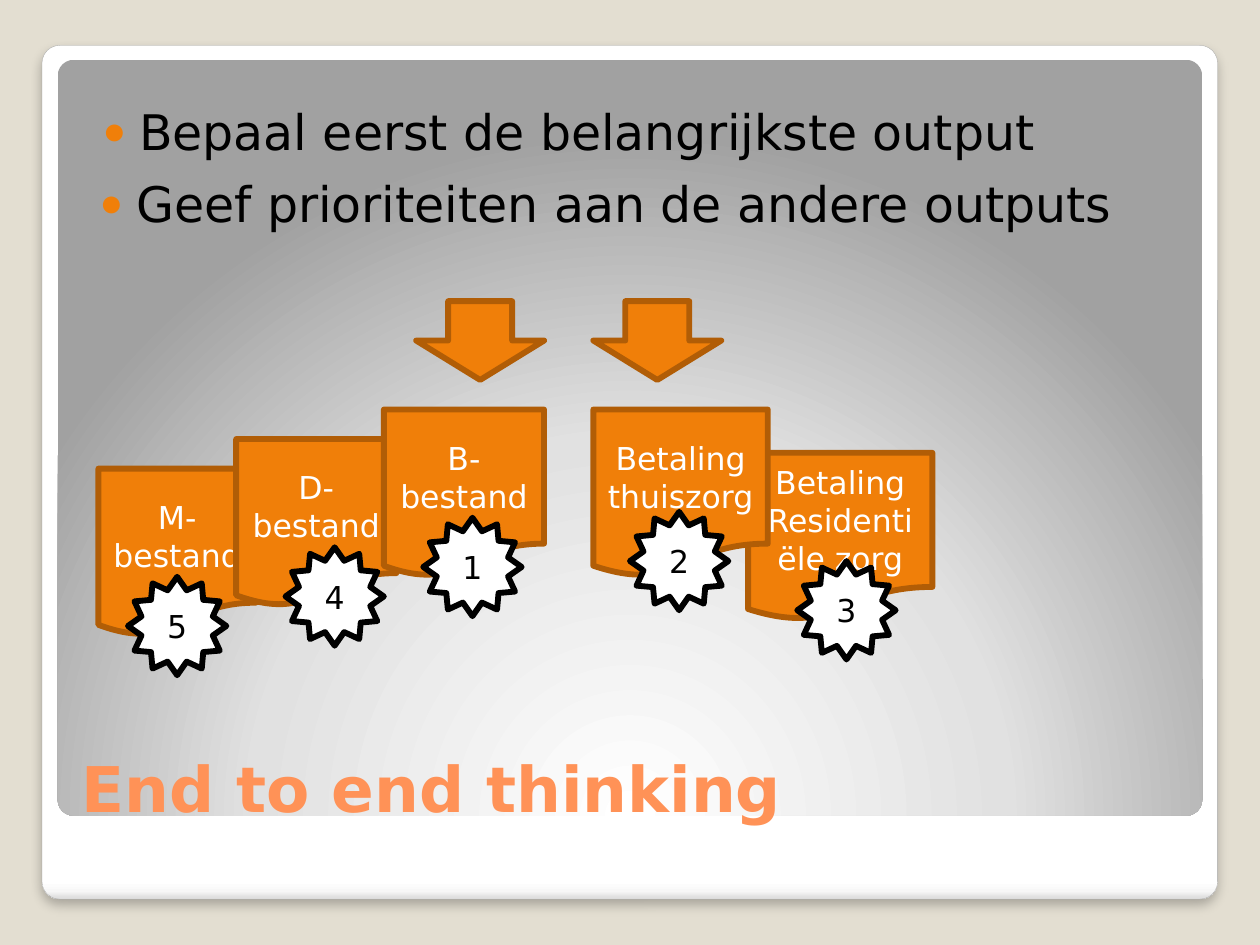
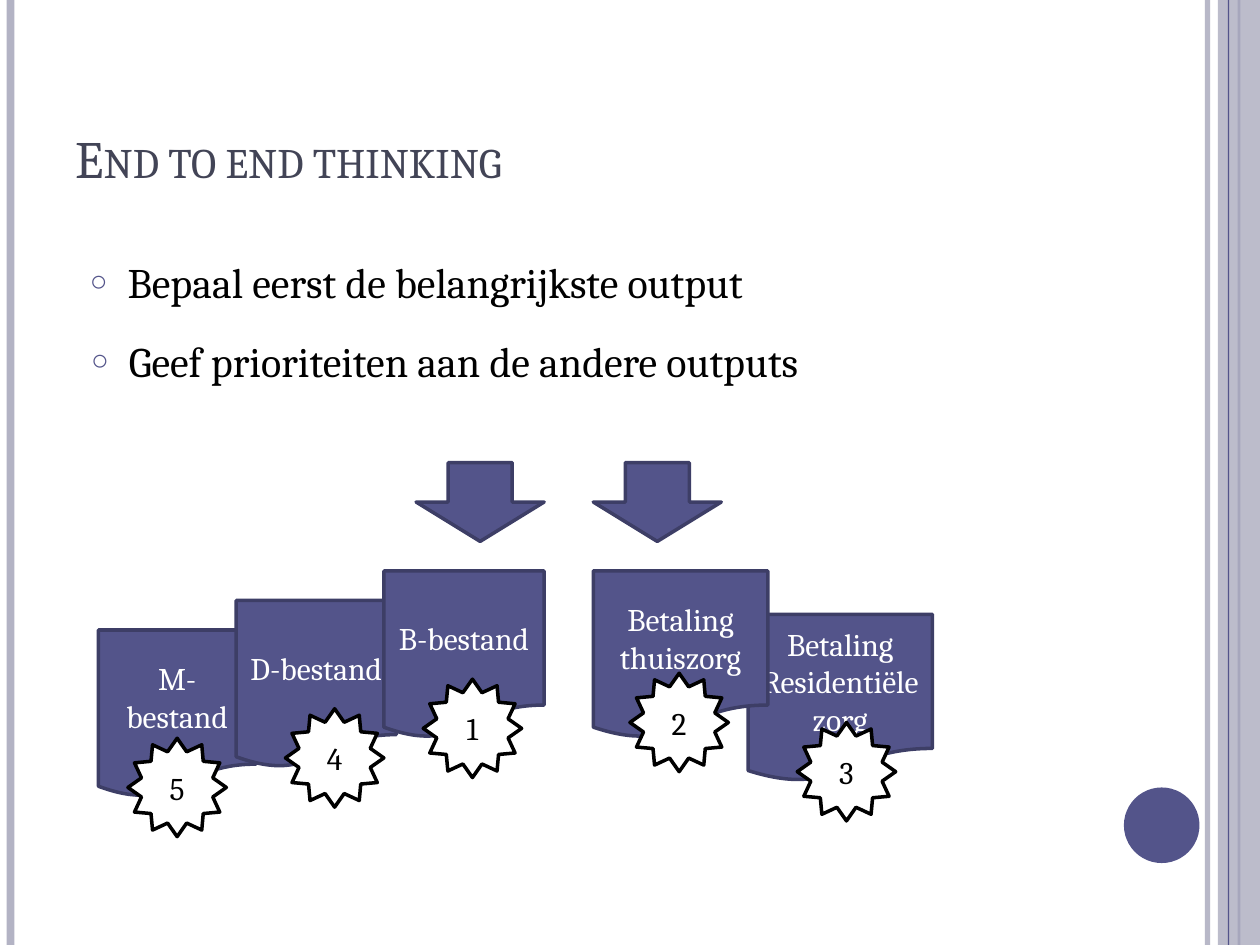
Before and after one commit to michelgrootjans/dkvlessonslearned, a slide deck: slide 20 of slides/Management Session/Lessons Learned.pptx (slide 11 before the commit). Drawn at 1260x945 pixels with LibreOffice and Linux fonts; fonts in the diff are those of the drawing. Boxes give left, top, right and bottom in pixels: in the first picture for what was removed or moved away, otherwise in the second. Text is boxed around its words. In the diff, an @@ line names an element or a change of style, - is before the commit and + after.

```diff
--- a/slides/Management Session/Lessons Learned.pptx
+++ b/slides/Management Session/Lessons Learned.pptx
@@ background #E3DED1 to #FFFFFF @@
@@ line added from (10, 0) to (10, 945), #B3B4C4 4.5 pt @@
@@ line added from (1207, 0) to (1207, 945), #B3B4C4 3 pt @@
@@ rectangle added at bbox=[1218, 0, 1260, 945], fill #B3B4C4 at 87% opacity @@
@@ line added from (1228, 0) to (1228, 945), #53548A 0.75 pt @@
@@ line added from (1239, 0) to (1239, 945), #53548A 1.5 pt @@
@@ rounded rectangle removed at bbox=[42, 45, 1217, 900] @@
@@ rounded rectangle removed at bbox=[58, 59, 1202, 815] @@
@@ title "End to end thinking": place and size @@
-title "End to end thinking" at bbox=[82, 764, 781, 825]
+title "End to end thinking" at bbox=[168, 149, 502, 179]
@@ title "End to end thinking" at bbox=[168, 149, 502, 179]: size 36 to 30 pt, font DejaVu Sans to Cambria, text colour #FF9258 to #424456, bold off, small capitals on @@
@@ text "Bepaal eerst de belangrijkste output" at bbox=[128, 268, 743, 308]: size 28 to 24 pt, font DejaVu Sans to Cambria; bullet ● to ○; more space between paragraphs; bullet colour #F07F09 to #53548A @@
@@ text "Geef prioriteiten aan de andere ..." at bbox=[129, 347, 798, 386]: size 28 to 24 pt, font DejaVu Sans to Cambria; bullet ● to ○; more space between paragraphs; bullet colour #F07F09 to #53548A @@
@@ text "Geef prioriteiten aan de andere ...": place and size @@
-text "Geef prioriteiten aan de andere ..." at bbox=[136, 184, 1111, 232]
+text "Geef prioriteiten aan de andere ..." at bbox=[129, 347, 798, 386]
@@ down arrow at bbox=[416, 462, 544, 542]: fill #F07F09 to #53548A; outline #B25E07 3.35 pt to #3D3E66 2 pt @@
@@ 5 stars, 3 flow chart documents, 2 down arrows, 1 text: place and size @@
-5 stars, 3 flow chart documents, 2 down arrows, 1 text at bbox=[98, 112, 1034, 675]
+5 stars, 3 flow chart documents, 2 down arrows, 1 text at bbox=[98, 268, 896, 837]
@@ down arrow at bbox=[593, 462, 722, 542]: fill #F07F09 to #53548A; outline #B25E07 3.35 pt to #3D3E66 2 pt @@
@@ flow chart document "D-bestand": place and size @@
-flow chart document "D-bestand" at bbox=[236, 438, 396, 606]
+flow chart document "D-bestand" at bbox=[236, 601, 396, 769]
@@ font DejaVu Sans to Cambria; fill #F07F09 to #53548A; outline #B25E07 3.35 pt to #3D3E66 2 pt in 5 elements at bbox=[98, 630, 256, 798], bbox=[384, 571, 544, 738], bbox=[593, 571, 767, 738], bbox=[236, 601, 396, 769], bbox=[748, 615, 932, 782] @@
@@ flow chart document "Betaling": place and size @@
-flow chart document "Betaling" at bbox=[748, 452, 932, 620]
+flow chart document "Betaling" at bbox=[748, 615, 932, 782]
@@ font DejaVu Sans to Cambria; outline #000000 3.35 pt to #000000 2 pt in 5 elements at bbox=[423, 679, 522, 777], bbox=[129, 738, 227, 837], bbox=[630, 673, 728, 771], bbox=[798, 722, 896, 820], bbox=[286, 709, 384, 808] @@
@@ ellipse added at bbox=[1124, 788, 1200, 863], fill #53548A @@
```
Also in this commit, not shown: 32 other slides changed, 18 slides added, 4 slides removed.
